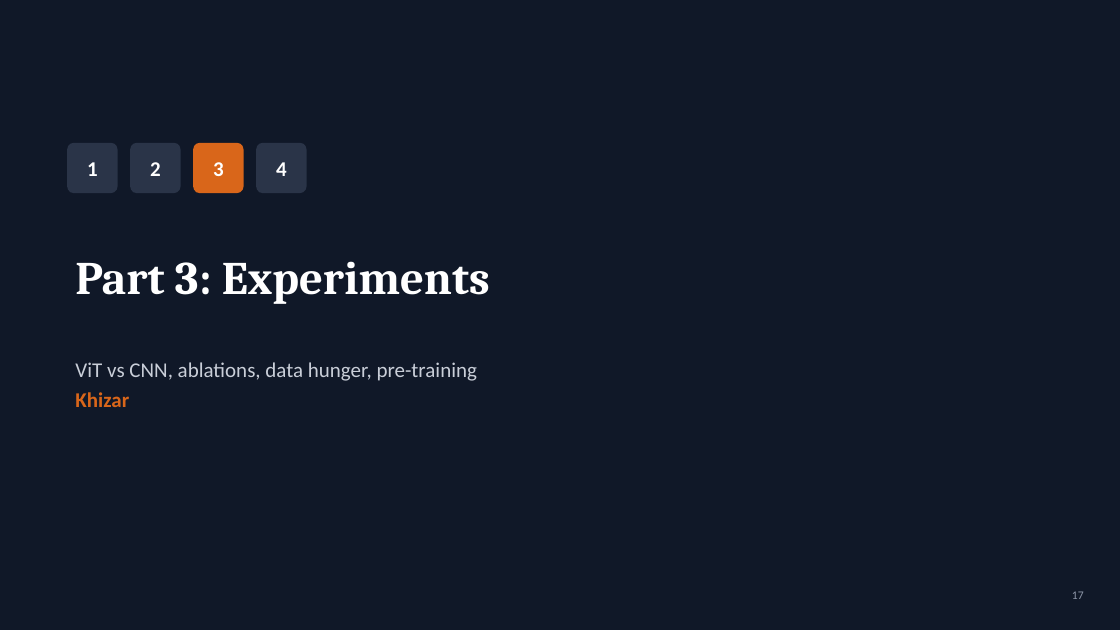
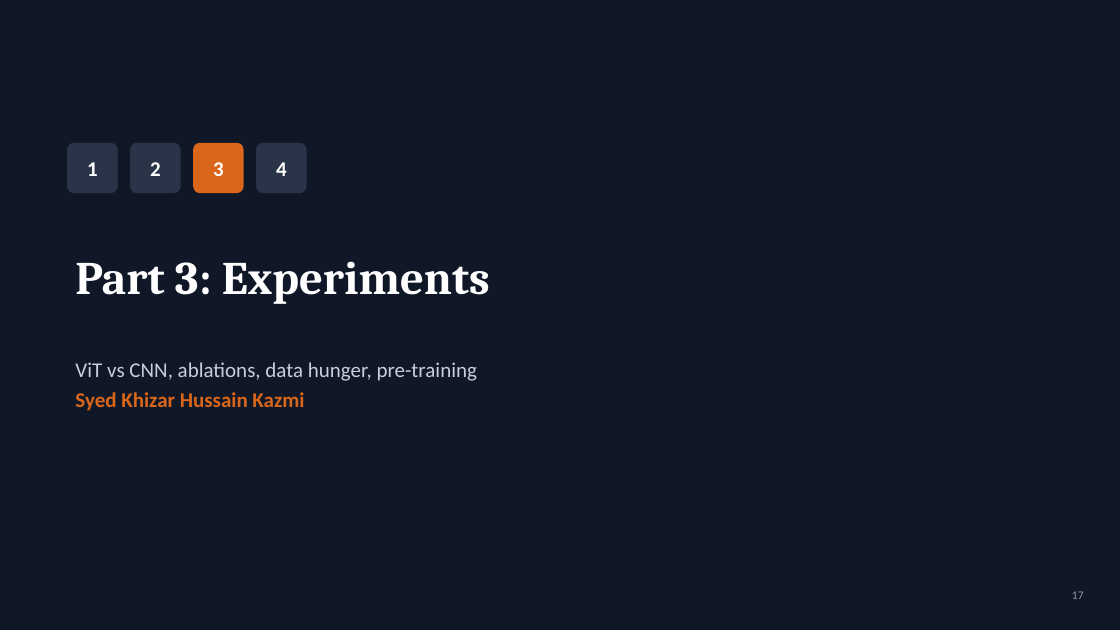
Before and after one commit to muhammadammar33/DL-presentation, a slide deck: slide 17 of ViT_Presentation.pptx. Drawn at 1120x630 pixels with LibreOffice and Linux fonts; fonts in the diff are those of the drawing. Boxes give left, top, right and bottom in pixels: in the first picture for what was removed or moved away, otherwise in the second. Text is boxed around its words. In the diff, an @@ line names an element or a change of style, - is before the commit and + after.

```diff
--- a/ViT_Presentation.pptx
+++ b/ViT_Presentation.pptx
@@ text at (75,392,304,411): text changed @@
-Khizar
+Syed Khizar Hussain Kazmi
```
Also in this commit, not shown: 8 other slides changed, 1 other file.
